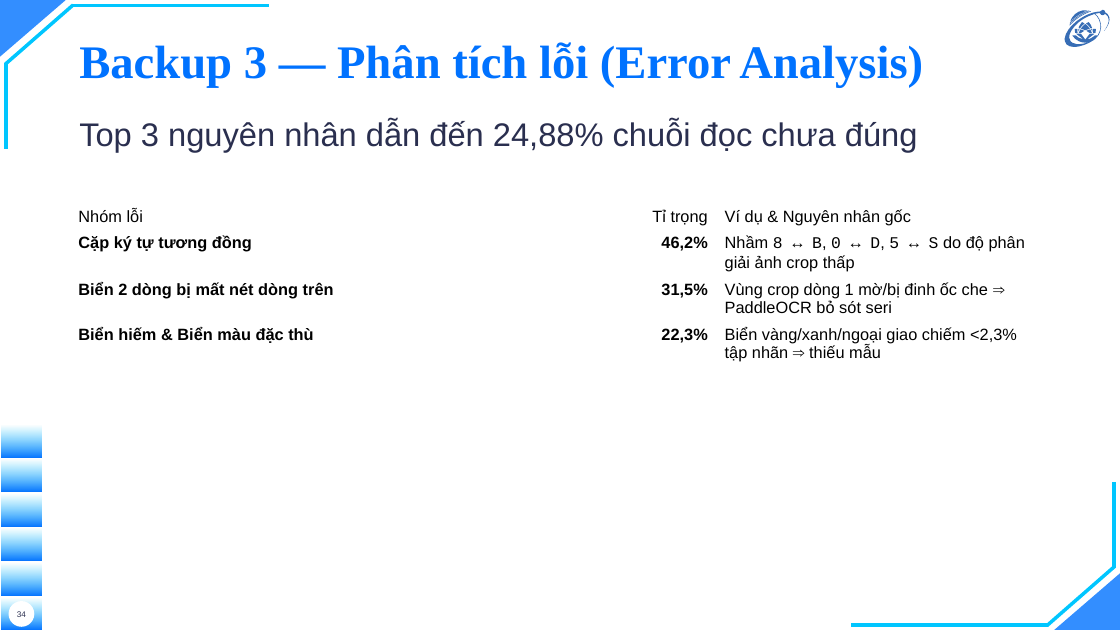
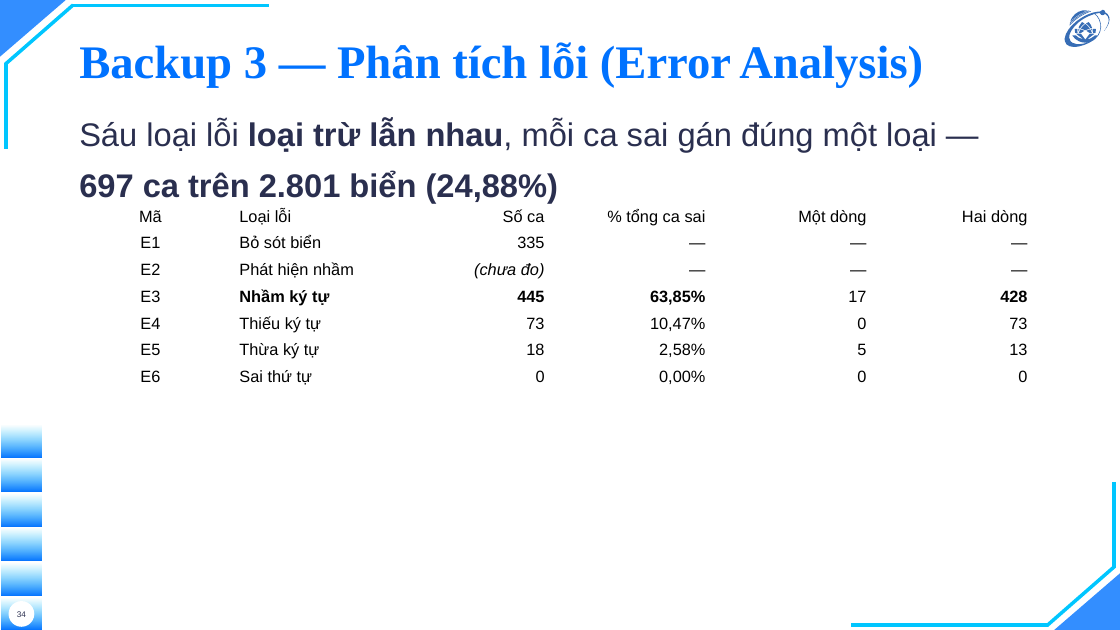
Before and after one commit to hieunguyen2604/alpr-do-an-mon-hoc, a slide deck: slide 34 of docs/slides/slides.pptx. Drawn at 1120x630 pixels with LibreOffice and Linux fonts; fonts in the diff are those of the drawing; background and template pictures are left out. Boxes give left, top, right and bottom in pixels: in the first picture for what was removed or moved away, otherwise in the second. Text is boxed around its words. In the diff, an @@ line names an element or a change of style, - is before the commit and + after.

```diff
--- a/docs/slides/slides.pptx
+++ b/docs/slides/slides.pptx
@@ text at bbox=[79, 120, 937, 203]: text changed; bold on @@
-Top 3 nguyên nhân dẫn đến 24,88% chuỗi đọc chưa đúng
+Sáu loại lỗi loại trừ lẫn nhau, mỗi ca sai gán đúng một loại — 697 ca trên 2.801 biển (24,88%)
@@ table at bbox=[70, 203, 1038, 567] @@
-Nhóm lỗi | Tỉ trọng | Ví dụ & Nguyên nhân gốc
-Cặp ký tự tương đồng | 46,2% | Nhầm 8 ↔ B, 0 ↔ D, 5 ↔ S do độ phân giải ảnh crop thấp
-Biển 2 dòng bị mất nét dòng trên | 31,5% | Vùng crop dòng 1 mờ/bị đinh ốc che ⇒ PaddleOCR bỏ sót seri
-Biển hiếm & Biển màu đặc thù | 22,3% | Biển vàng/xanh/ngoại giao chiếm <2,3% tập nhãn ⇒ thiếu mẫu
+Mã | Loại lỗi | Số ca | % tổng ca sai | Một dòng | Hai dòng
+E1 | Bỏ sót biển | 335 | — | — | —
+E2 | Phát hiện nhầm | (chưa đo) | — | — | —
+E3 | Nhầm ký tự | 445 | 63,85% | 17 | 428
+E4 | Thiếu ký tự | 73 | 10,47% | 0 | 73
+E5 | Thừa ký tự | 18 | 2,58% | 5 | 13
+E6 | Sai thứ tự | 0 | 0,00% | 0 | 0
```
Also in this commit, not shown: 3 other slides changed, 10 other files.
